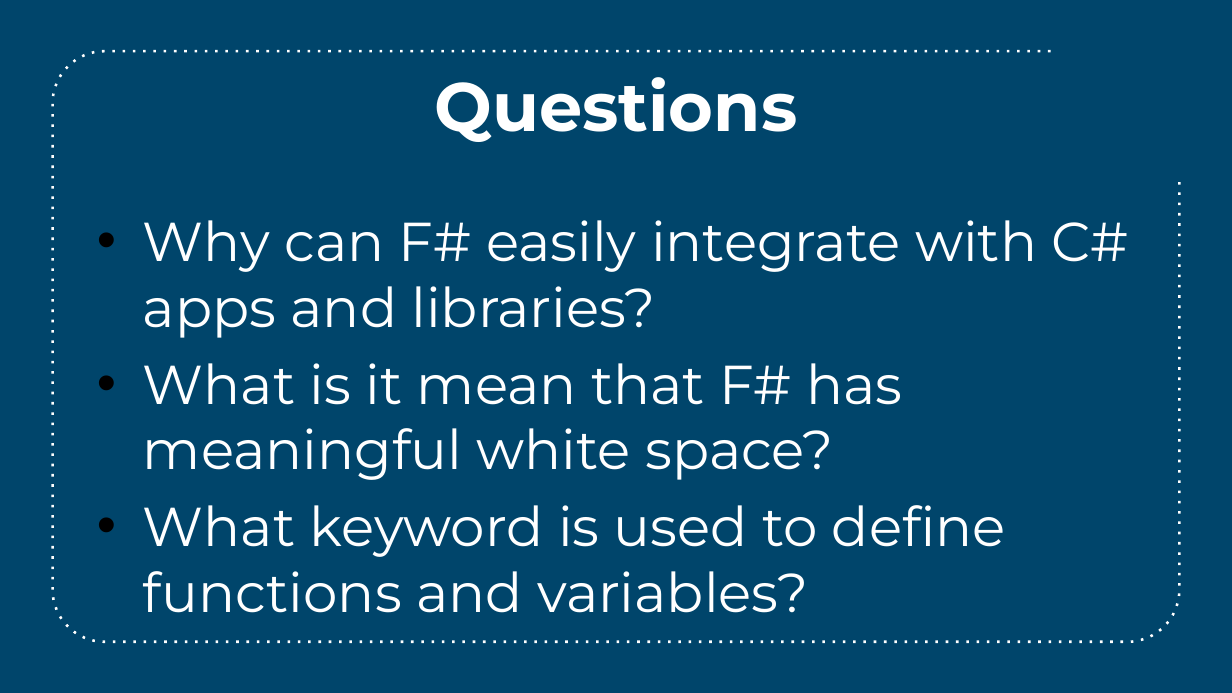
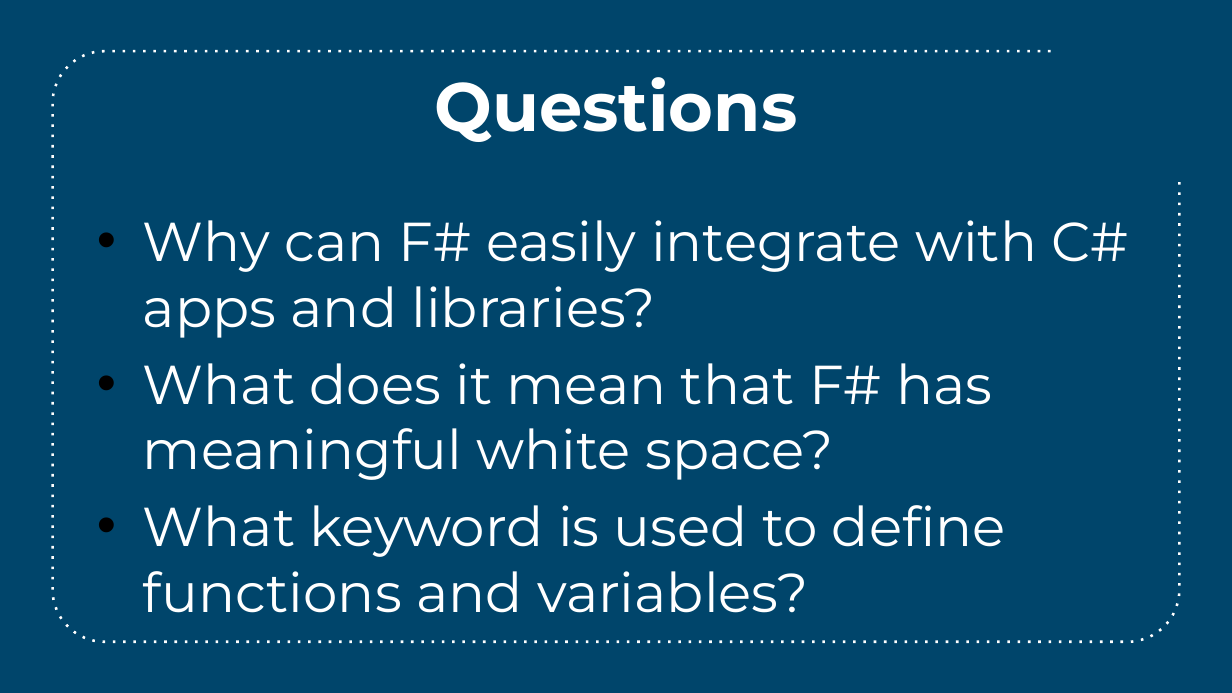
Before and after one commit to pottereric/LearnFSharpAtAnEasyTempo, a slide deck: slide 16 of Slides/Learn FSharp at an Easy Tempo.pptx. Drawn at 1232x693 pixels with LibreOffice and Linux fonts; fonts in the diff are those of the drawing. Boxes give left, top, right and bottom in pixels: in the first picture for what was removed or moved away, otherwise in the second. Text is boxed around its words. In the diff, an @@ line names an element or a change of style, - is before the commit and + after.

```diff
--- a/Slides/Learn FSharp at an Easy Tempo.pptx
+++ b/Slides/Learn FSharp at an Easy Tempo.pptx
@@ text at bbox=[143, 363, 992, 480]: text changed @@
-• What is it mean that F# has meaningful white space?
+• What does it mean that F# has meaningful white space?
```
Also in this commit, not shown: 11 other slides changed, 2 slides added, 2 slides removed, 2 other files.
